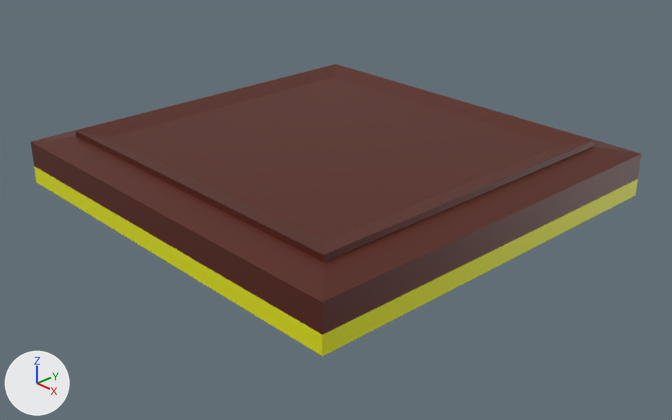
A saved change to the Blender file Blender/board/Board.blend.
Camera for both pictures: a 50 mm lens placed at (21.08, -19.48, 11.74), pointed at (0.59, -0.4, -1.06). The axes (+X, +Y, +Z) are drawn at lower left. The lights are the same throughout. The older version comes first.

The first picture shows 'Board'.
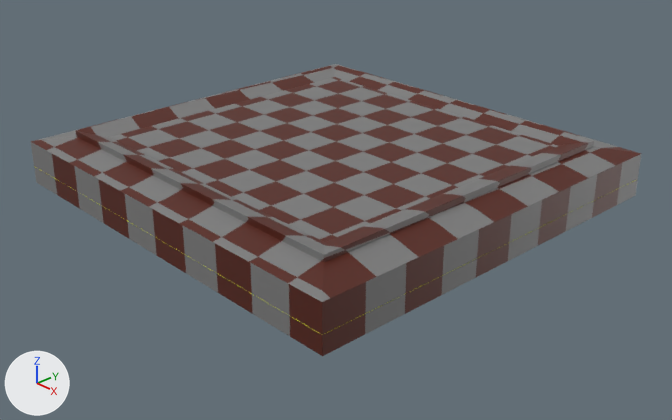
Diff of the bpy script that builds the scene:
```diff
--- a/Blender/board/Board.blend.py
+++ b/Blender/board/Board.blend.py
@@ mat_mdarkwood @@
 n0 = _N.new('ShaderNodeBsdfPrincipled'); n0.name = 'Principled BSDF'
-n0.inputs[0].default_value = (0.0908, 0.0128, 0.00493, 1.0)  # 'Base Color', brown #551e0f
 n1 = _N.new('ShaderNodeOutputMaterial'); n1.name = 'Material Output'
+n2 = _N.new('ShaderNodeMapping'); n2.name = 'Mapping'
+n3 = _N.new('ShaderNodeTexCoord'); n3.name = 'Texture Coordinate'
+n4 = _N.new('ShaderNodeTexChecker'); n4.name = 'Checker Texture'
+n4.inputs[1].default_value = (0.0908, 0.013, 0.00478, 1.0)  # 'Color1', brown #551e0f
+n4.inputs[3].default_value = 9.8  # 'Scale'
 _L.new(n0.outputs[0], n1.inputs[0])  # 'BSDF' to 'Surface'
+_L.new(n3.outputs[2], n2.inputs[0])  # 'UV' to 'Vector'
+_L.new(n2.outputs[0], n4.inputs[0])  # 'Vector' to 'Vector'
+_L.new(n4.outputs[0], n0.inputs[0])  # 'Color' to 'Base Color'
@@ me_plane @@
 me_plane.from_pydata(...)  # 220 vertices, 208 faces; spans x -7.22..7.23, y -7.02..6.87, z -0.58..1.31
 # used by ob_board; location = (0.0, 0.0, 0.0)
+# me_plane part 1: all 16 faces centred in x -7.22..7.23, y -7.02..6.87, z -0.29 switch from mat_mmetal (yellow #e4e700) to mat_mdarkwood
+# me_plane part 2: texture (UV) coordinates of 17 of 208 faces, centred in x -6.66..6.66, y -6.48..6.33, z 1.0..1.21, changed; they spanned u 0.0..1.0, v 0.0..1.0 and now span u 0.0..0.94, v 0.0..1.0
 me_plane.materials.append(mat_mlightwood)
```

Changed parts and their boxes [x1, y1, x2, y2] in the pictures (672 x 420 px):
'Board', surface changed, recoloured (brown to grey)
    both: [31, 64, 641, 356]
part 1 of me_plane, recoloured
    both: [34, 167, 638, 356]
part 2 of me_plane, surface changed
    both: [31, 64, 641, 302]
